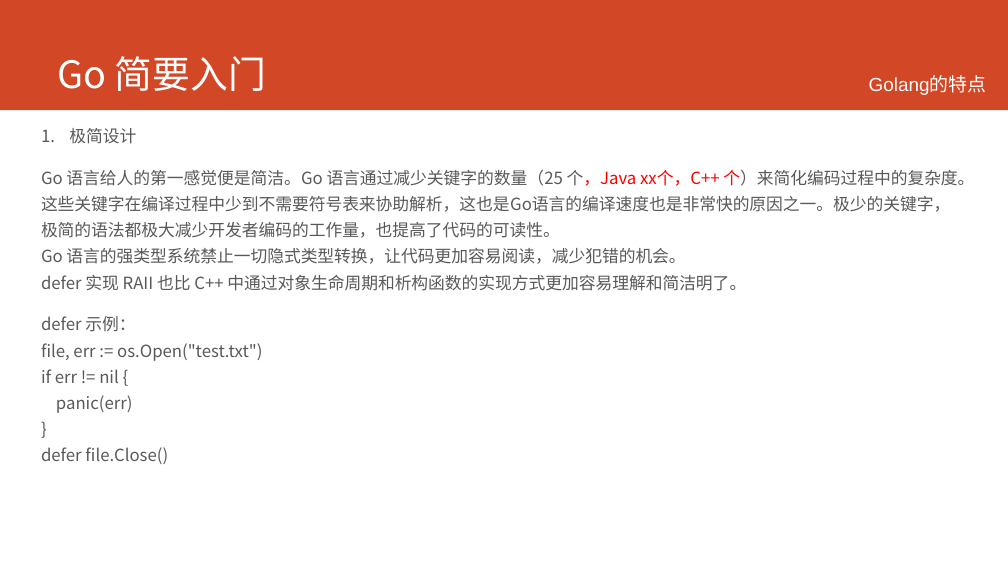
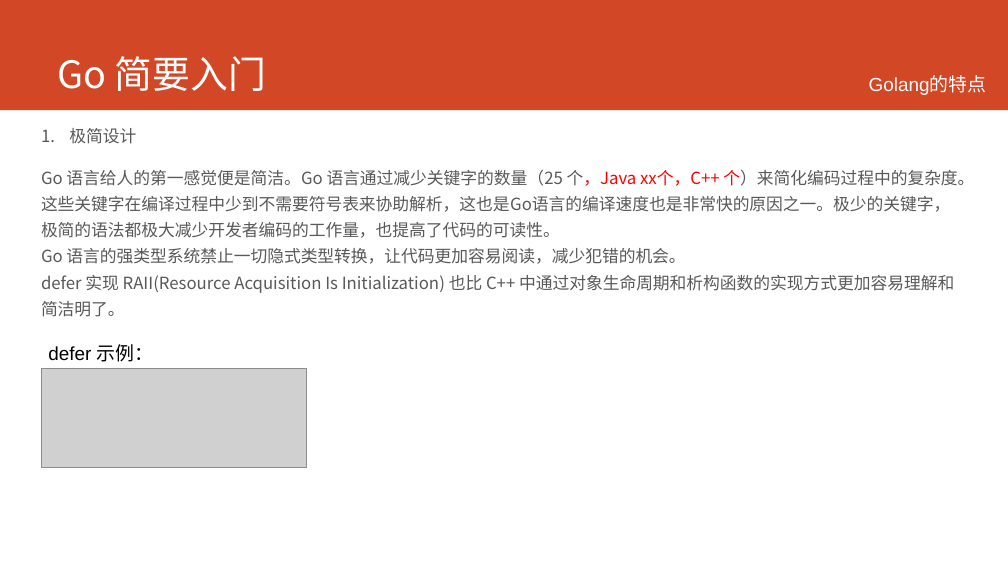
Before and after one commit to printfcoder/printfcoder, a slide deck: slide 6 of course/for-emc/course-for-emc.pptx. Drawn at 1008x567 pixels with LibreOffice and Linux fonts; fonts in the diff are those of the drawing; grey boxes stand for pictures; background and template pictures are left out. Boxes give left, top, right and bottom in pixels: in the first picture for what was removed or moved away, otherwise in the second. Text is boxed around its words. In the diff, an @@ line names an element or a change of style, - is before the commit and + after.

```diff
--- a/course/for-emc/course-for-emc.pptx
+++ b/course/for-emc/course-for-emc.pptx
@@ text at <box>41,170,974,317</box>: text changed @@
-Go 语言给人的第一感觉便是简洁。Go 语言通过减少关键字的数量（25 个，Java xx个，C++ 个）来简化编码过程中的复杂度。这些关键字在编译过程中少到不需要符号表来协助解析，这也是Go语言的编译速度也是非常快的原因之一。极少的关键字，极简的语法都极大减少开发者编码的工作量，也提高了代码的可读性。
-Go 语言的强类型系统禁止一切隐式类型转换，让代码更加容易阅读，减少犯错的机会。
-defer 实现 RAII 也比 C++ 中通过对象生命周期和析构函数的实现方式更加容易理解和简洁明了。
-defer 示例：
-file, err := os.Open("test.txt")
-if err != nil {
-panic(err)
-}
-defer file.Close()
+Go 语言给人的第一感觉便是简洁。Go 语言通过减少关键字的数量（25 个，Java xx个，C++ 个）来简化编码过程中的复杂度。这些关键字在编译过程中少到不需要符号表来协助解析，这也是Go语言的编译速度也是非常快的原因之一。极少的关键字，极简的语法都极大减少开发者编码的工作量，也提高了代码的可读性。
+Go 语言的强类型系统禁止一切隐式类型转换，让代码更加容易阅读，减少犯错的机会。
+defer 实现 RAII(Resource Acquisition Is Initialization) 也比 C++ 中通过对象生命周期和析构函数的实现方式更加容易理解和简洁明了。
@@ text added at <box>48,344,154,362</box>, 18 pt, text #000000 @@
+defer 示例：
@@ picture added at <box>41,368,306,467</box> @@
```
Also in this commit, not shown: 11 other slides changed, 2 slides removed.
